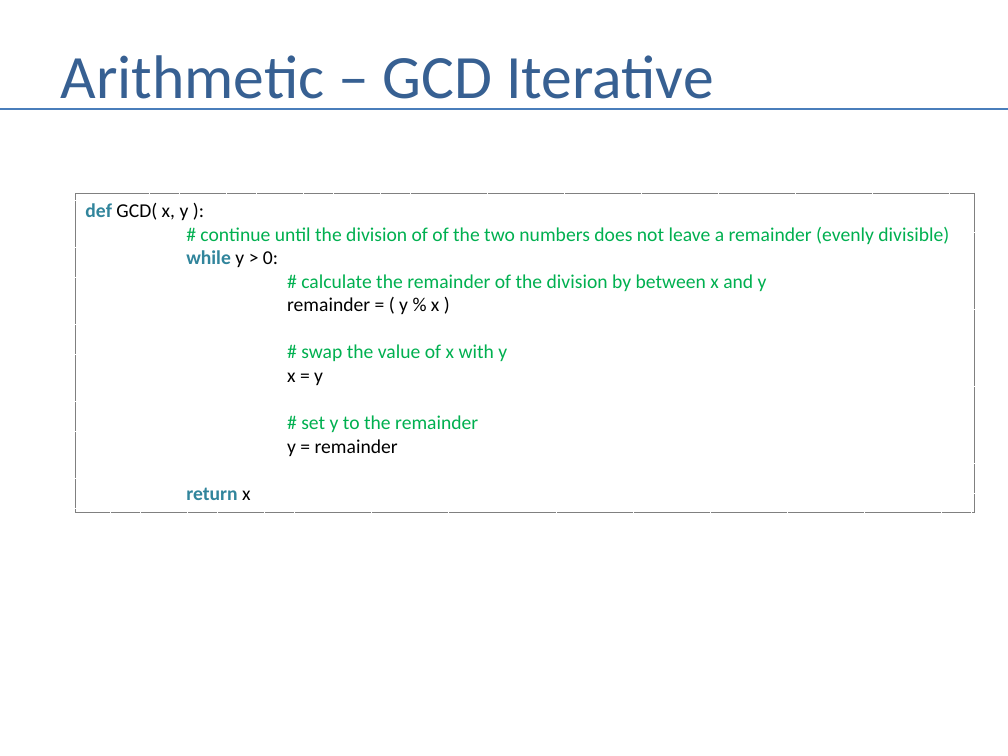
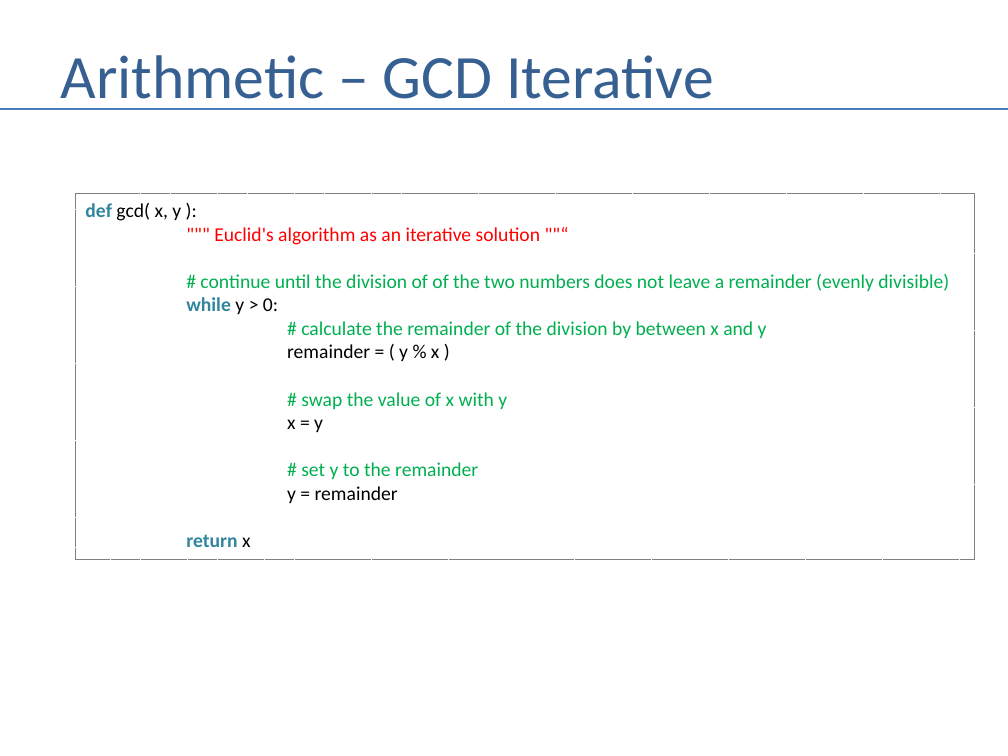
Before and after one commit to andrewferlitsch/Portland-Data-Science-Group, a slide deck: slide 66 of Presentations/Whiteboarding.pptx. Drawn at 1008x756 pixels with LibreOffice and Linux fonts; fonts in the diff are those of the drawing. Boxes give left, top, right and bottom in pixels: in the first picture for what was removed or moved away, otherwise in the second. Text is boxed around its words. In the diff, an @@ line names an element or a change of style, - is before the commit and + after.

Commit message:
arith update

```diff
--- a/Presentations/Whiteboarding.pptx
+++ b/Presentations/Whiteboarding.pptx
@@ rectangle "def gcd( x, y ):" resized from (x1=76, y1=194, x2=975, y2=512) to (x1=76, y1=194, x2=975, y2=560) @@
@@ text in rectangle at (x1=85, y1=203, x2=540, y2=245): text changed; text colour #000000 to #FF0000 @@
-def GCD( x, y ):
+def gcd( x, y ):
+""" Euclid's algorithm as an iterative solution ""“
```
Also in this commit, not shown: 7 other slides changed.
